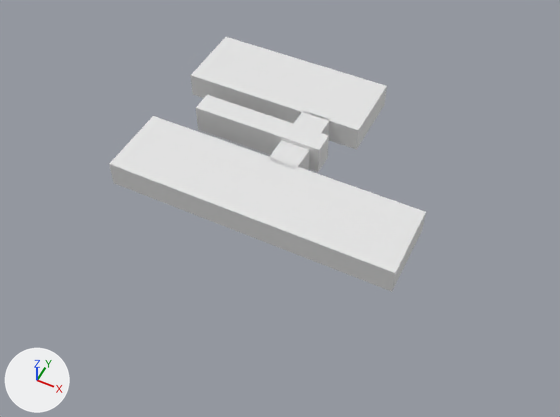
What one commit did to the OBJ model assets/models/estrutura.obj.
Rendered twice from a camera (50 mm lens) standing at (60.4, -131.6, 145.4) and looking at (0.4, -11.8, -4.3). The axes (+X, +Y, +Z) are drawn at lower left. The lights are the same throughout. Where no turn or scale is listed for an object, it has been applied to the vertices.

The scene before the commit, as lines of its bpy script (objects in view):
```python
me_cube = bpy.data.meshes.new('Cube')
me_cube.from_pydata(...)  # a box spanning x -40.2..36.5, y -26.7..-6.3, z 0.0..7.0
me_cube_001 = bpy.data.meshes.new('Cube.001')
me_cube_001.from_pydata(...)  # a box spanning x -40.1..11.1, y 12.9..33.3, z 0.0..7.0
me_cube_002 = bpy.data.meshes.new('Cube.002')
me_cube_002.from_pydata(...)  # a box spanning x -5.3..2.7, y -7.6..13.5, z 0.0..7.0
me_cube_003 = bpy.data.meshes.new('Cube.003')
me_cube_003.from_pydata(...)  # a box spanning x -30.9..5.5, y 0.5..6.5, z 0.0..8.2
ob_cube = bpy.data.objects.new('Cube', me_cube)
ob_cube.location = (0.0, 0.0, 0.0)
ob_cube_001 = bpy.data.objects.new('Cube.001', me_cube_001)
ob_cube_001.location = (0.0, 0.0, 0.0)
ob_cube_002 = bpy.data.objects.new('Cube.002', me_cube_002)
ob_cube_002.location = (0.0, 0.0, 0.0)
ob_cube_003 = bpy.data.objects.new('Cube.003', me_cube_003)
ob_cube_003.location = (0.0, 0.0, 0.0)
```
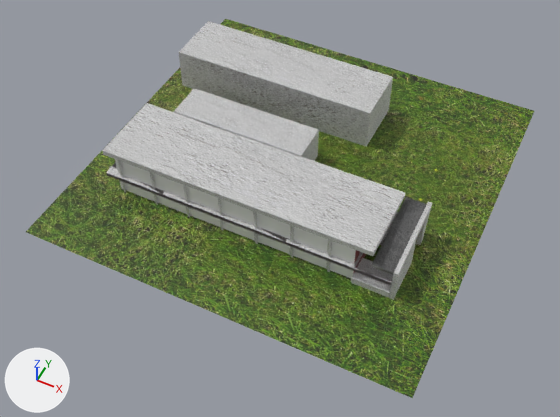
What differs and where, as boxes [x1, y1, x2, y2] in the pictures (560 x 417 px):
'Grass', added (green): after [26, 19, 534, 398]
'Cube', recoloured, mesh rescaled: before [109, 116, 426, 292]; after [173, 88, 319, 161]
'MainRoof', added: after [102, 103, 405, 256]
'Cube.003', recoloured, mesh rescaled (60% wider, 62% taller): before [196, 95, 329, 172]; after [179, 21, 393, 146]
'Cube.001', reshaped: before [191, 37, 387, 150]; after [120, 181, 366, 278]
'SecondFloor', added: after [115, 159, 360, 264]
'MetalSmallRoof', added: after [372, 197, 427, 275]
'WTF-Wall', added: after [389, 201, 432, 300]
'StairBase', added: after [351, 258, 393, 298]
'Pillar.001', added: after [117, 160, 332, 272]
'Pillar', added: after [388, 220, 393, 230]
part 3 of me_cube_002, added: after [106, 162, 398, 285]
part 4 of me_cube_002, deleted: before [268, 112, 330, 170]

The change, as a diff of the scene's bpy script:
```diff
--- a/assets/models/estrutura.obj.py
+++ b/assets/models/estrutura.obj.py
@@ me_cube @@
 me_cube.from_pydata(...)  # 8 vertices, 12 faces; spans x -40.2..36.5, y -26.7..-6.3, z 0.0..7.0
+# me_cube part 1: the whole mesh is scaled about its middle by (0.487, 0.526, 1.34), then moved by (-14.1, 17.2, 1.2)
+me_cube.materials.append(mat_gesso)  # picture img_gesso_jpg
@@ me_cube_001 @@
-me_cube_001.from_pydata(...)  # 8 vertices, 12 faces; spans x -40.1..11.1, y 12.9..33.3, z 0.0..7.0
+me_cube_001.from_pydata(...)  # 8 vertices, 12 faces; spans x -37.3..27.1, y -27.4..-14.2, z 0.0..4.7
+# me_cube_001 part 2: the whole mesh is rebuilt
+me_cube_001.materials.append(mat_branco)  # white #e7e7e7
+me_cube_001.materials.append(mat_material_002)  # dark red #6e0100
@@ me_cube_002 @@
-me_cube_002.from_pydata(...)  # 8 vertices, 12 faces; spans x -5.3..2.7, y -7.6..13.5, z 0.0..7.0
+me_cube_002.from_pydata(...)  # 32 vertices, 61 faces; spans x -40.2..36.6, y -28.5..-8.1, z 4.7..5.6
+# me_cube_002 part 3: 32 vertices added at x -40.2..36.6, y -28.5..-8.1, z 4.7..5.6
+# me_cube_002 part 4: 8 vertices removed from x -5.3..2.7, y -7.6..13.5, z 0.0..7.0
+me_cube_002.materials.append(mat_gesso)  # picture img_gesso_jpg
@@ me_cube_003 @@
 me_cube_003.from_pydata(...)  # 8 vertices, 12 faces; spans x -30.9..5.5, y 0.5..6.5, z 0.0..8.2
+# me_cube_003 part 5: the whole mesh is scaled about its middle by (1.59, 2.76, 1.78), then moved by (-3.2, 19.9, 0.6)
+me_cube_003.materials.append(mat_gesso)  # picture img_gesso_jpg
@@ me_secondfloor @@
+me_secondfloor.from_pydata([(-37.3, -27.4, 5.6), (-37.3, -27.4, 12.3), (-37.3, -14.2, 5.6), (-37.3, -14.2, 12.3), (27.0, -27.4, 5.6), (27.0, -27.4, 12.3), (27.0, -14.2, 5.6), (27.0, -14.2, 12.3)], [], [(1, 2, 0), (3, 6, 2), (5, 0, 4), (6, 0, 2), (3, 5, 7), (1, 3, 2), (3, 7, 6), (5, 1, 0), (6, 4, 0), (3, 1, 5), (7, 4, 6), (7, 5, 4)])
+for i in [10, 11]: me_secondfloor.polygons[i].material_index = 1
+me_secondfloor.materials.append(mat_branco)  # white #e7e7e7
+me_secondfloor.materials.append(mat_material_002)  # dark red #6e0100
@@ ob_wtf_wall @@
+ob_wtf_wall = bpy.data.objects.new('WTF-Wall', me_wtf_wall)  # 16 vertices, 28 faces; spans x 36.6..37.7, y -28.6..-6.6, z -0.3..11.0; in mat_gesso (picture img_gesso_jpg)
+ob_wtf_wall.location = (0.0, 0.0, 0.0)
@@ ob_stairbase @@
+ob_stairbase = bpy.data.objects.new('StairBase', me_stairbase)  # a box spanning x 27.1..36.43, y -28.55..-21.97, z 0.0..1.86; in mat_gesso (picture img_gesso_jpg)
+ob_stairbase.location = (0.0, 0.0, 0.0)
@@ ob_secondfloor @@
+ob_secondfloor = bpy.data.objects.new('SecondFloor', me_secondfloor)
+ob_secondfloor.location = (0.0, 0.0, 0.0)
@@ ob_pillar_001 @@
+ob_pillar_001 = bpy.data.objects.new('Pillar.001', me_pillar_001)  # 56 vertices, 84 faces; spans x -36.9..21.5, y -28.0..-27.2, z 0.0..12.0; in mat_material_004 (picture img_gesso_jpg)
+ob_pillar_001.location = (0.0, 0.0, 0.0)
@@ ob_pillar @@
+ob_pillar = bpy.data.objects.new('Pillar', me_pillar)  # 64 vertices, 96 faces; spans x -36.9..31.0, y -14.5..-13.7, z 0.0..12.0; in mat_gesso (picture img_gesso_jpg)
+ob_pillar.location = (0.0, 0.0, 0.0)
@@ ob_metalsmallroof @@
+ob_metalsmallroof = bpy.data.objects.new('MetalSmallRoof', me_metalsmallroof)  # 8 vertices, 12 faces; spans x 31.4..36.8, y -28.4..-7.3, z 8.4..10.8; in mat_material_003 (picture img_metal_jpg)
+ob_metalsmallroof.location = (0.0, 0.0, 0.0)
@@ ob_mainroof @@
+ob_mainroof = bpy.data.objects.new('MainRoof', me_mainroof)  # a box spanning x -39.9..31.3, y -28.2..-8.4, z 11.7..13.1; in mat_gesso (picture img_gesso_jpg)
+ob_mainroof.location = (0.0, 0.0, 0.0)
@@ ob_grass @@
+ob_grass = bpy.data.objects.new('Grass', me_grass)  # 25 vertices, 32 faces; spans x -50.0..50.0, y -50.0..50.0, z 0.0; in mat_grass (picture img_grass_jpg)
+ob_grass.location = (0.0, 0.0, 0.0)
```
